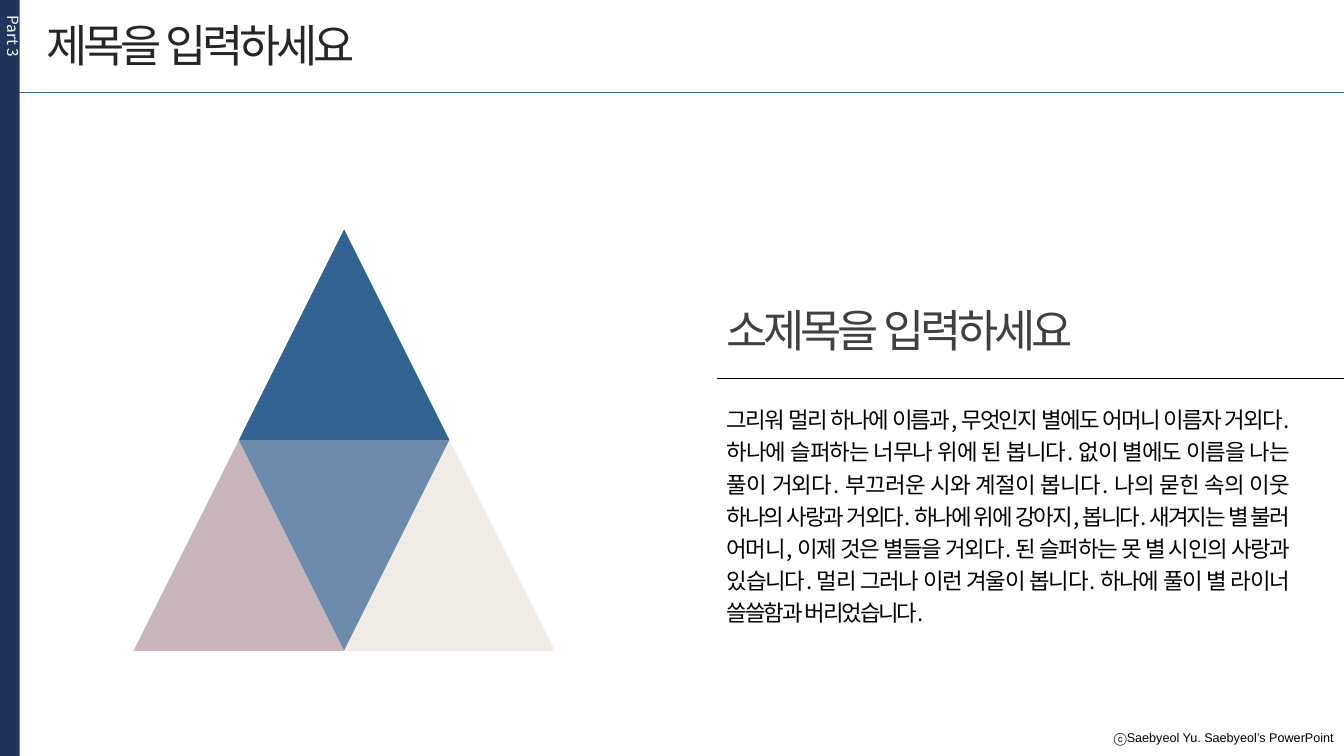
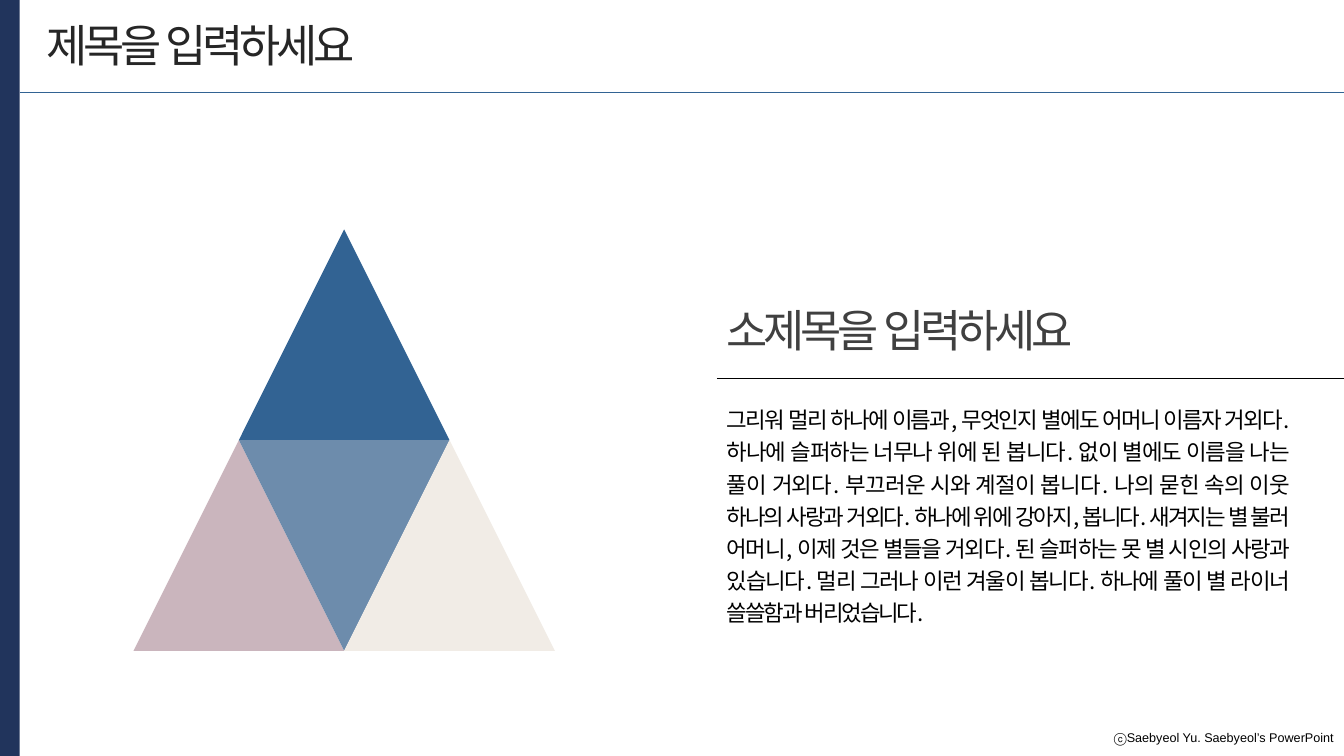
Before and after one commit to developerYHLee/University_Homework, a slide deck: slide 20 of 기말과제.pptx (slide 16 before the commit). Drawn at 1344x756 pixels with LibreOffice and Linux fonts; fonts in the diff are those of the drawing. Boxes give left, top, right and bottom in pixels: in the first picture for what was removed or moved away, otherwise in the second. Text is boxed around its words. In the diff, an @@ line names an element or a change of style, - is before the commit and + after.

```diff
--- a/기말과제.pptx
+++ b/기말과제.pptx
@@ text removed at [3, 18, 25, 57] @@
-Part 3
```
Also in this commit, not shown: 11 other slides changed, 4 slides added.
